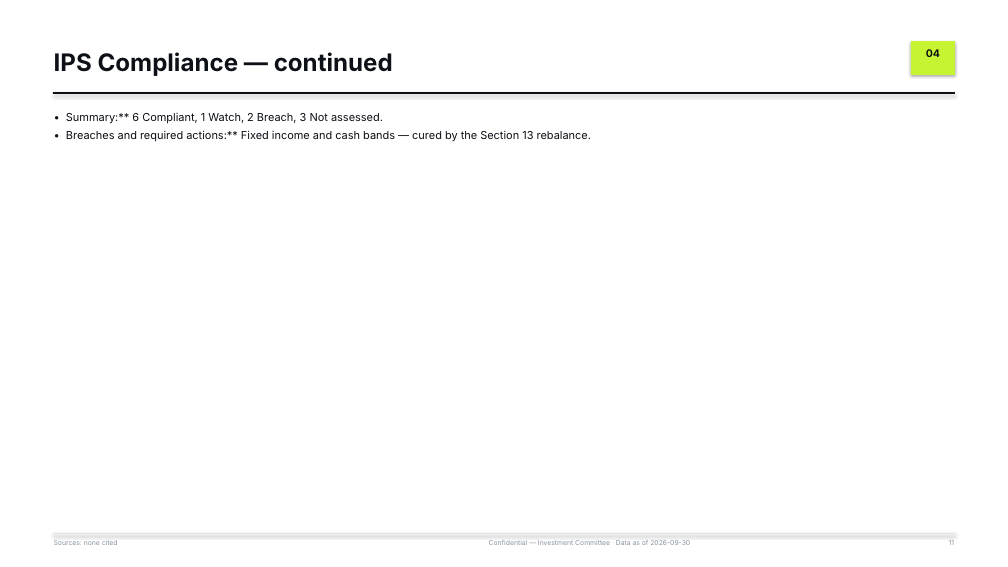
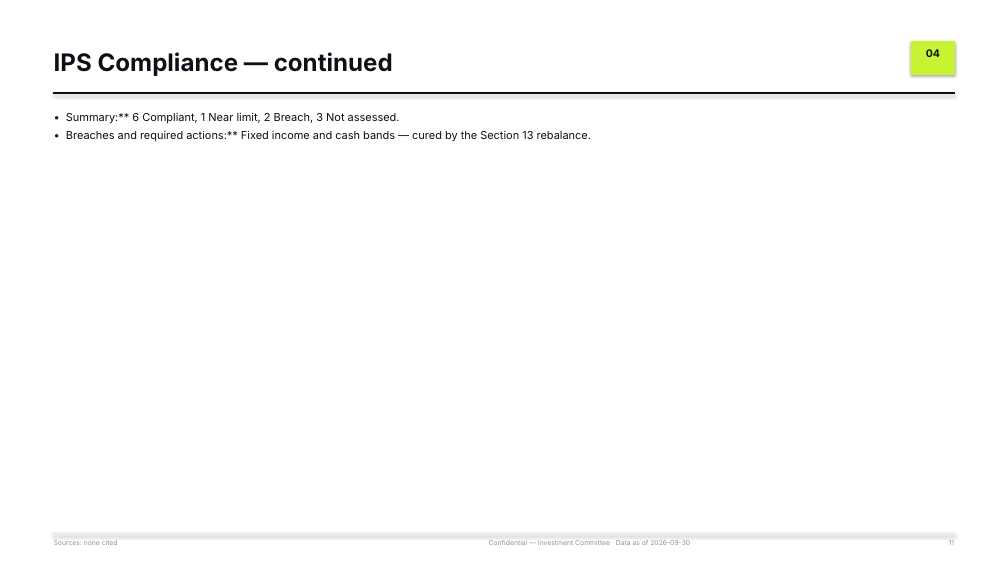
Before and after one commit to Gradient-AO/claude-plugin, a slide deck: slide 11 of plugins/gradient-cio/assets/examples/gradient-decision-ic-memo.pptx. Drawn at 1008x567 pixels with LibreOffice and Linux fonts; fonts in the diff are those of the drawing. Boxes give left, top, right and bottom in pixels: in the first picture for what was removed or moved away, otherwise in the second. Text is boxed around its words. In the diff, an @@ line names an element or a change of style, - is before the commit and + after.

```diff
--- a/plugins/gradient-cio/assets/examples/gradient-decision-ic-memo.pptx
+++ b/plugins/gradient-cio/assets/examples/gradient-decision-ic-memo.pptx
@@ text at [66,112,400,124]: text changed @@
-• Summary:** 6 Compliant, 1 Watch, 2 Breach, 3 Not assessed.
+• Summary:** 6 Compliant, 1 Near limit, 2 Breach, 3 Not assessed.
```
Also in this commit, not shown: 2 other slides changed, 47 other files.
